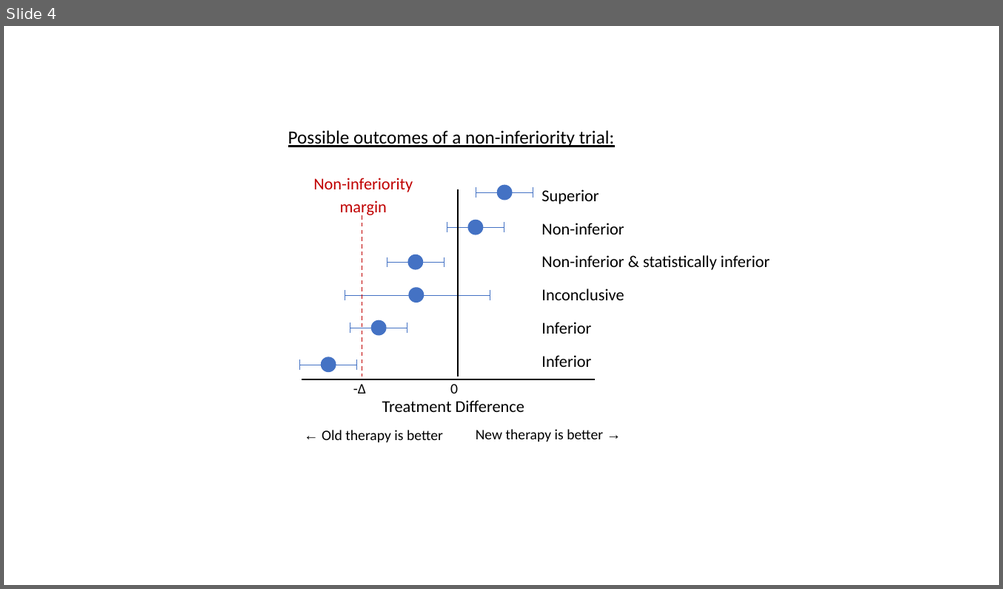
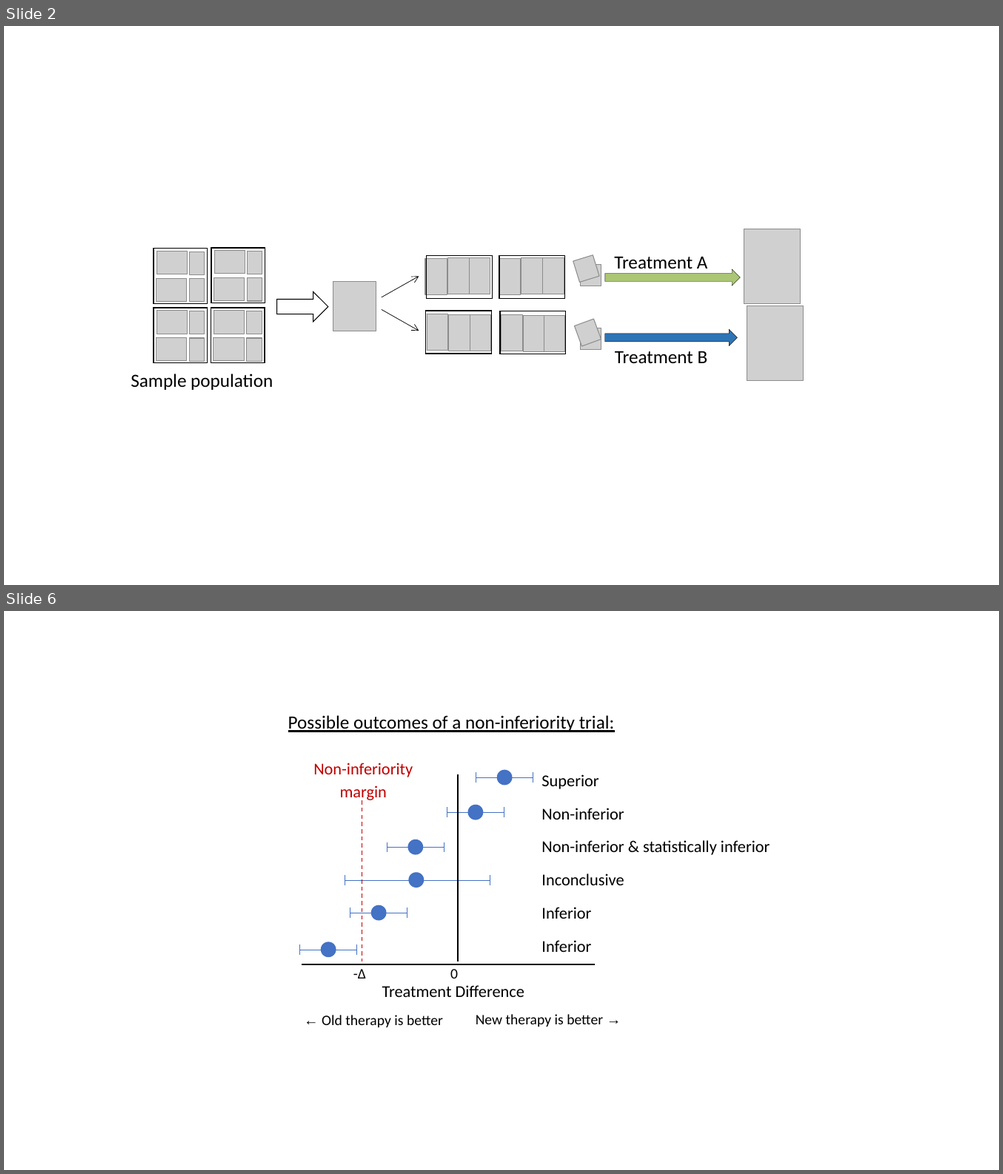
Before and after one commit to kpuka/SIMAH, a slide deck: images/posts/rct1-study-design/images.pptx. Shown one above the other, each under a label of ours: slide 4 before the commit, slides 2 and 6 after it; the slides between them are not shown. The pictures are 1003x589 and 1003x1174 pixels, drawn with LibreOffice and Linux fonts; fonts in the diff are those of the drawing; grey boxes stand for pictures. Boxes give left, top, right and bottom in pixels: in the first picture for what was removed or moved away, otherwise in the second. Text is boxed around its words. In the diff, an @@ line names an element or a change of style, - is before the commit and + after.

```diff
--- a/images/posts/rct1-study-design/images.pptx
+++ b/images/posts/rct1-study-design/images.pptx
@@ slide 2 added at <box>4,26,999,585</box>, background #FFFFFF @@
@@ group added at <box>131,230,802,390</box>: 35 pictures, 9 rectangles, 3 right arrows, 2 arrows, 2 texts @@
+Treatment A
+Treatment B
+Sample population
@@ what was slide 4 is now slide 6 @@
```
Also in this commit, not shown: 3 slides changed, 1 other slide added, 4 other files.
